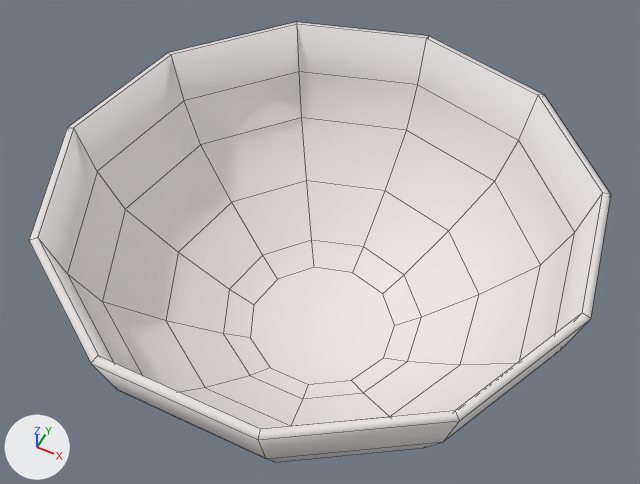
A saved change to the Blender file Paint the Town v1/Assets/Models/[T] woodenbowl_lowpoly.blend.
Rendered twice from a 50 mm lens placed at (6.41, -8.15, 12.38), pointed at (3.14, -1.62, 4.22). The lights are fixed; the arrows at lower left show +X, +Y and +Z. Mesh edges are drawn as thin lines.
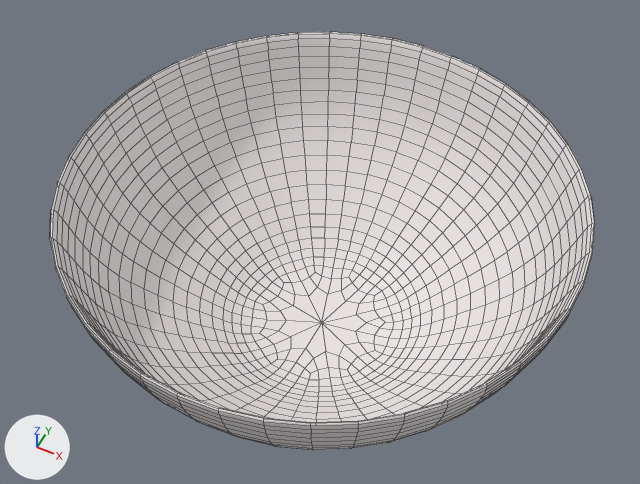
Location of each change, (x1, y1, x2, y2) in pixels of the pictures (640 x 484 px):
'Circle.001', modifiers changed (6% narrower)
    before: (29, 22, 611, 462)
    after: (50, 32, 595, 450)

What the commit changed:
Object 'Circle.001' (ob_circle_001) gains a SUBSURF modifier named 'Subsurf'.
